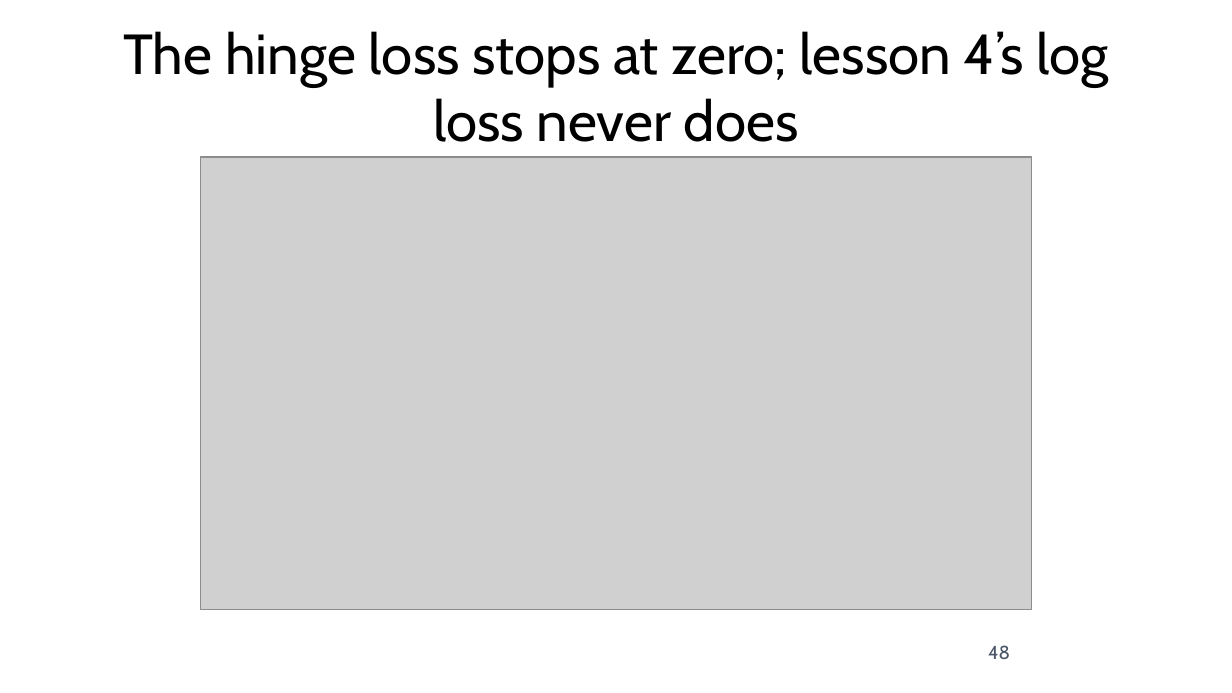
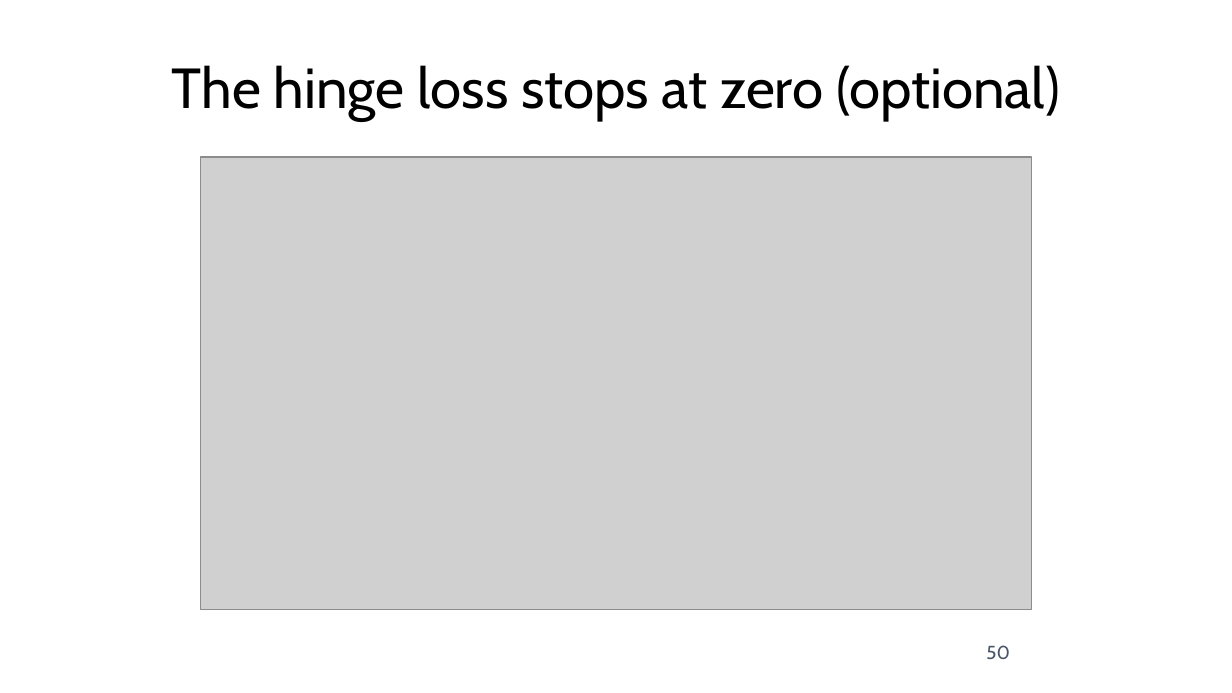
Before and after one commit to fabioantonini/technologies-for-artificial-intelligence, a slide deck: slide 50 of Lessons/06_knn_naive_bayes_svm/Slides/knn_naive_bayes_svm_slides.pptx (slide 48 before the commit). Drawn at 1232x693 pixels with LibreOffice and Linux fonts; fonts in the diff are those of the drawing; grey boxes stand for pictures; background and template pictures are left out. Boxes give left, top, right and bottom in pixels: in the first picture for what was removed or moved away, otherwise in the second. Text is boxed around its words. In the diff, an @@ line names an element or a change of style, - is before the commit and + after.

```diff
--- a/Lessons/06_knn_naive_bayes_svm/Slides/knn_naive_bayes_svm_slides.pptx
+++ b/Lessons/06_knn_naive_bayes_svm/Slides/knn_naive_bayes_svm_slides.pptx
@@ title at <box>172,65,1060,121</box>: text changed @@
-The hinge loss stops at zero; lesson 4’s log loss never does
+The hinge loss stops at zero (optional)
@@ page number at <box>986,645,1010,660</box>: text changed @@
-48
+50
```
Also in this commit, not shown: 16 other slides changed, 2 slides added, 12 other files.
